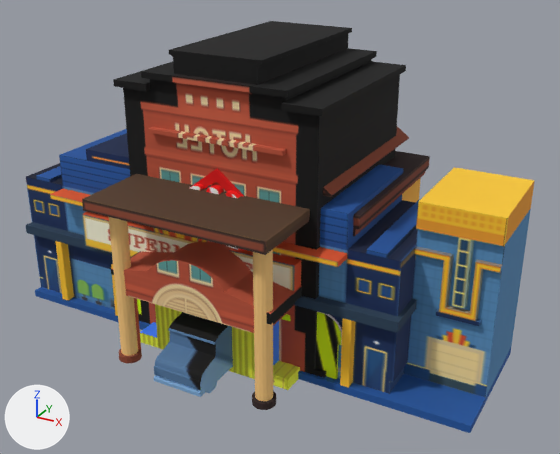
Before and after pictures for a commit that changed the glTF model FREEMODELS/curated/carto.glb.
One viewpoint serves both versions: a 50 mm camera at (3.58, -5.98, 4.16) aimed at (0.28, 0.02, 1.16). Every picture has the same lights, and +X, +Y and +Z are marked at lower left. The first picture is the older version. Where no turn or scale is listed for an object, it has been applied to the vertices.

The older version as bpy lines, for what is in view:
```python
ob_cube_010_material_010_0 = bpy.data.objects.new('Cube_010_Material_010_0', me_sketchfab_scene_cube_010_material_010_0)
ob_cube_010_material_010_0.location = (0.0, 0.272, 0.004)
ob_cube_011_material_011_0 = bpy.data.objects.new('Cube_011_Material_011_0', me_sketchfab_scene_cube_011_material_011_0)
ob_cube_011_material_011_0.location = (-0.021, 0.546, 0.009)
ob_cube_014_material_014_0 = bpy.data.objects.new('Cube_014_Material_014_0', me_sketchfab_scene_cube_014_material_014_0)
ob_cube_014_material_014_0.location = (0.0, 0.33, -0.005)
ob_cube_015_material_015_0 = bpy.data.objects.new('Cube_015_Material_015_0', me_sketchfab_scene_cube_015_material_015_0)
ob_cube_015_material_015_0.location = (-0.007, 0.446, -0.007)
ob_cube_019_material_019_0 = bpy.data.objects.new('Cube_019_Material_019_0', me_sketchfab_scene_cube_019_material_019_0)
ob_cube_019_material_019_0.location = (0.0, 0.354, -0.001)
ob_cube_036_material_033_0 = bpy.data.objects.new('Cube_036_Material_033_0', me_sketchfab_scene_cube_036_material_033_0)
ob_cube_036_material_033_0.location = (0.006, 0.003, -0.001)
# also in view: 'Cube_018_Material_018_0' at (0.0, 0.0, 0.91)
```
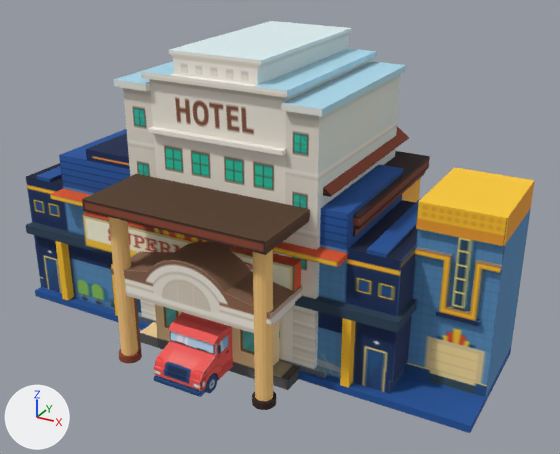
Diff of the bpy script that builds the scene:
```diff
--- a/FREEMODELS/curated/carto.glb.py
+++ b/FREEMODELS/curated/carto.glb.py
@@ mat_material_24 @@
 mat_material_24 = principled_material('Material_24')
-mat_material_24.texture = img_albedo24
+mat_material_24.texture = img_albedo25
 mat_material_24.roughness = 0.9
@@ mat_material_25 @@
 mat_material_25 = principled_material('Material_25')
-mat_material_25.texture = img_albedo25
+mat_material_25.texture = img_albedo26
 mat_material_25.roughness = 0.9
@@ me_sketchfab_scene_cube_036_material_033_0 @@
 me_sketchfab_scene_cube_036_material_033_0.from_pydata(...)  # 330 vertices, 646 faces; spans x -0.26..0.24, y -1.38..1.37, z 0.0..0.73
-me_sketchfab_scene_cube_036_material_033_0.materials.append(mat_material_12)  # picture img_albedo12
+me_sketchfab_scene_cube_036_material_033_0.materials.append(mat_material_7)  # picture img_albedo8
@@ me_sketchfab_scene_cube_011_material_011_0 @@
 me_sketchfab_scene_cube_011_material_011_0.from_pydata(...)  # 181 vertices, 350 faces; spans x -1.06..1.11, y -1.71..0.62, z -0.01..2.88
-me_sketchfab_scene_cube_011_material_011_0.materials.append(mat_material_29)  # picture img_albedo29
+me_sketchfab_scene_cube_011_material_011_0.materials.append(mat_material_24)  # picture img_albedo25
@@ me_sketchfab_scene_cube_014_material_014_0 @@
 me_sketchfab_scene_cube_014_material_014_0.from_pydata(...)  # 100 vertices, 196 faces; spans x -0.84..0.84, y -1.16..0.5, z 0.0..2.52
-me_sketchfab_scene_cube_014_material_014_0.materials.append(mat_material_30)  # picture img_albedo30
+me_sketchfab_scene_cube_014_material_014_0.materials.append(mat_material_25)  # picture img_albedo26
@@ ob_cube_010_material_010_0 @@
-ob_cube_010_material_010_0 = bpy.data.objects.new('Cube_010_Material_010_0', me_sketchfab_scene_cube_010_material_010_0)
-ob_cube_010_material_010_0.location = (0.0, 0.272, 0.004)
@@ ob_cube_019_material_019_0 @@
-ob_cube_019_material_019_0 = bpy.data.objects.new('Cube_019_Material_019_0', me_sketchfab_scene_cube_019_material_019_0)
-ob_cube_019_material_019_0.location = (0.0, 0.354, -0.001)
```

Where the change shows, as pixel boxes (x1, y1, x2, y2) in the pictures (560 x 454 px):
'Cube_011_Material_011_0', surface changed, recoloured (lighter)
    both: (111, 21, 406, 378)
'Cube_036_Material_033_0', surface changed, recoloured
    both: (154, 312, 233, 397)
'Cube_014_Material_014_0', surface changed, recoloured
    both: (140, 304, 300, 390)
'Cube_019_Material_019_0', deleted (mostly hidden)
    before: (137, 184, 342, 379)
'Cube_010_Material_010_0', deleted (red)
    before: (192, 168, 244, 197)
